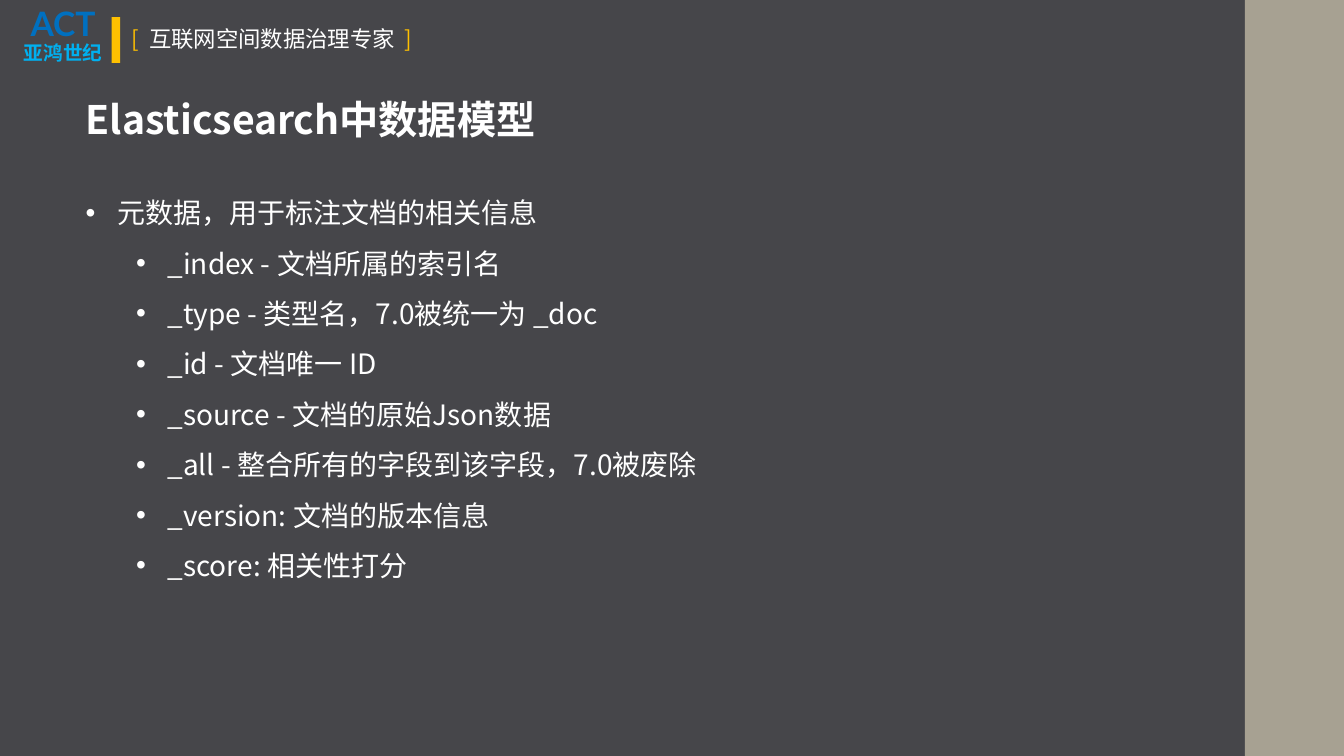
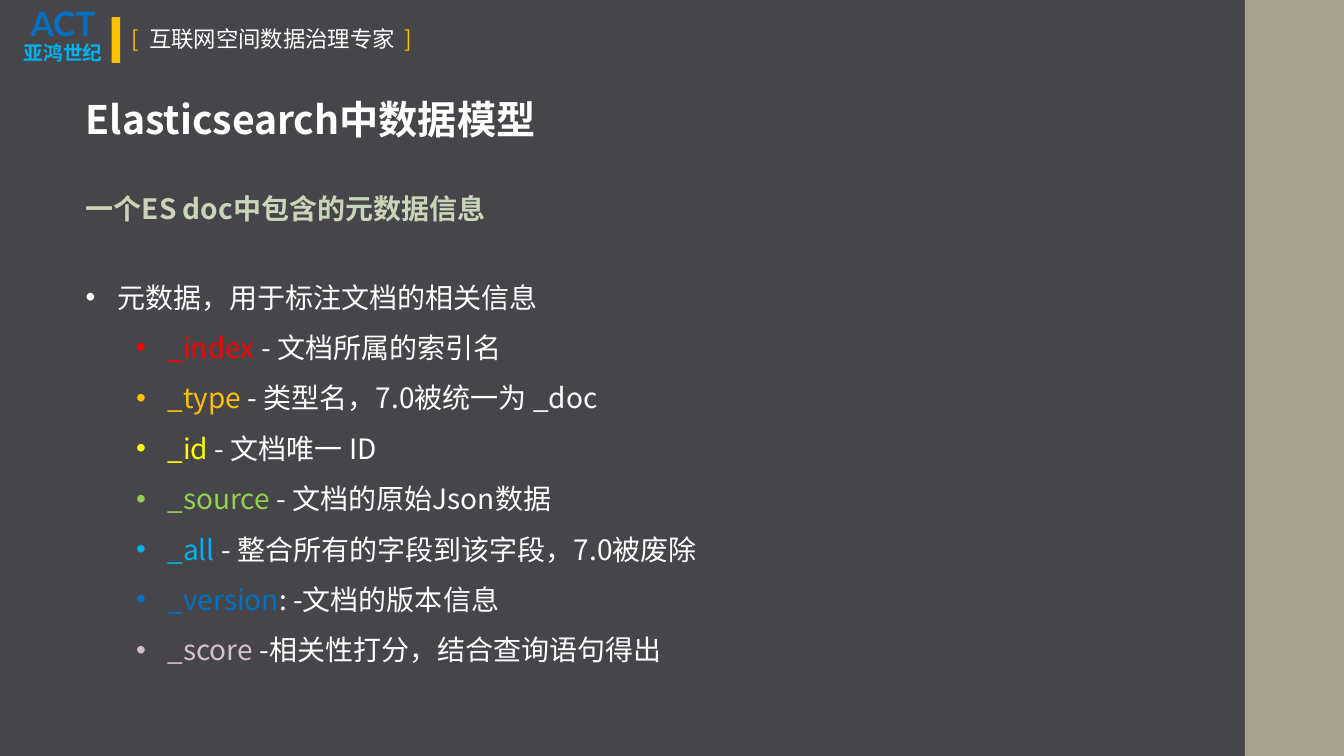
Before and after one commit to VincentMLiu/BigMingNotes, a slide deck: slide 16 of Memory Palace/Elasticsearch/ElasticSearch基本原理.pptx (slide 17 before the commit). Drawn at 1344x756 pixels with LibreOffice and Linux fonts; fonts in the diff are those of the drawing. Boxes give left, top, right and bottom in pixels: in the first picture for what was removed or moved away, otherwise in the second. Text is boxed around its words. In the diff, an @@ line names an element or a change of style, - is before the commit and + after.

```diff
--- a/Memory Palace/Elasticsearch/ElasticSearch基本原理.pptx
+++ b/Memory Palace/Elasticsearch/ElasticSearch基本原理.pptx
@@ text added at box(86, 195, 486, 222), 20 pt, text #CAD4B8, bold @@
+一个ES doc中包含的元数据信息
@@ text "元数据，用于标注文档的相关信息": place and size @@
-text "元数据，用于标注文档的相关信息" at box(117, 199, 697, 580)
+text "元数据，用于标注文档的相关信息" at box(117, 284, 697, 664)
@@ text at box(168, 334, 697, 564): text colour #FFFFFF to #FF0000 in "_index"; text colour #FFFFFF to #FFC000 in "_type"; text colour #FFFFFF to #FFFF00 in "_id"; text colour #FFFFFF to #92D050 in "_source"; text colour #FFFFFF to #00B0F0 in "_all" @@
@@ text at box(168, 586, 661, 664): text changed @@
-  • _version: 文档的版本信息
-  • _score: 相关性打分
+  • _version: -文档的版本信息
+  • _score -相关性打分，结合查询语句得出
```
Also in this commit, not shown: 12 other slides changed, 24 slides added, 6 slides removed, 25 other files.
